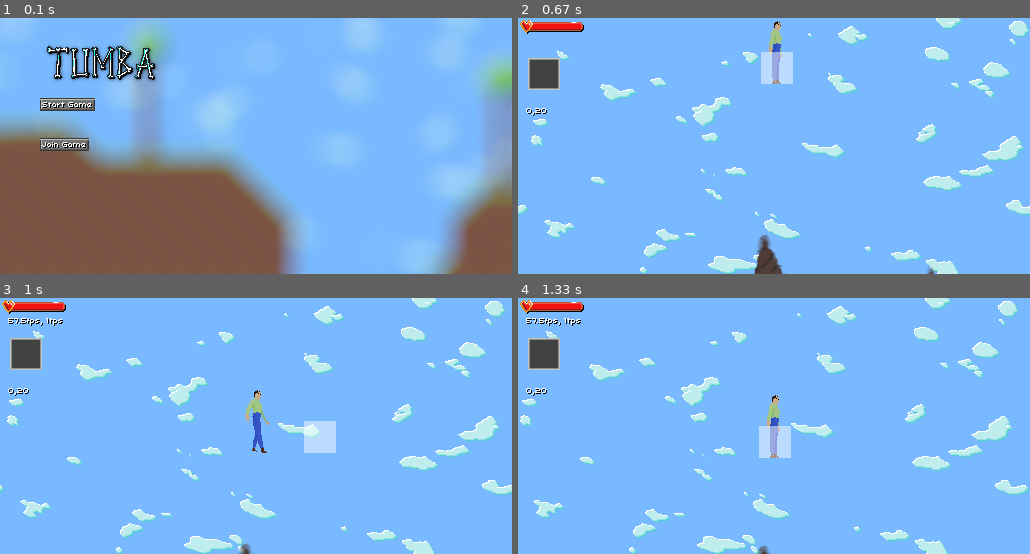
Above: before the commit, frames 1-4 (two rows, left to right).
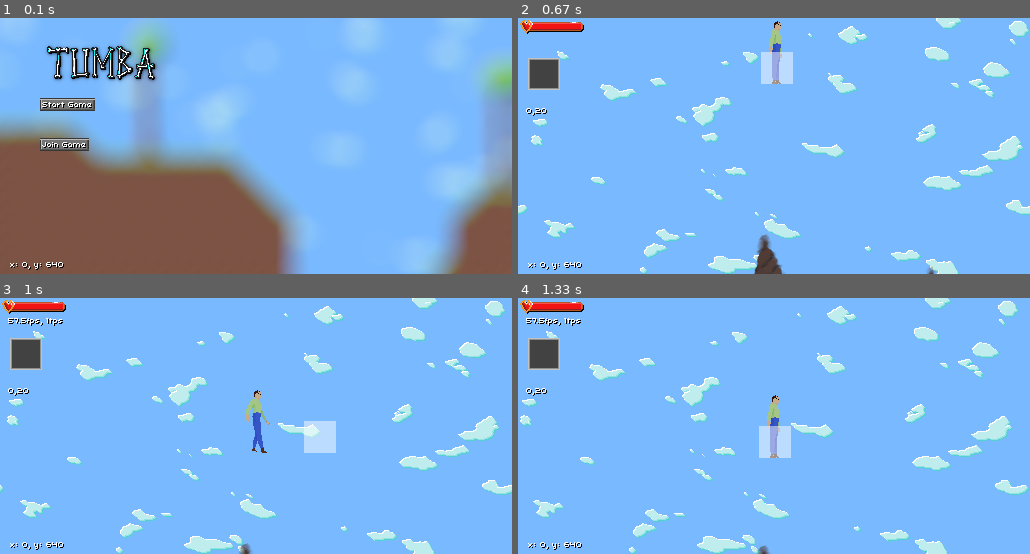
Above: after the commit, the same moments.

Repository: tumbagame/tumba
Game: pygame game, started from main.py
Same seed, same stepped clock (60 frames per second), same inputs: the game is played once before the commit and once after it.
Inputs (mouse positions are in pixels of both pictures, inside the frame that each line leads up to):
- Up to frame 1 (0.1 s): no input
- Up to frame 2 (0.67 s): click (584, 105) at 0.38 s
- Up to frame 3 (1 s): hold D from 0.67 s (still down); move the mouse to (419, 418) at 0.7 s
- Up to frame 4 (1.33 s): release D at 1.13 s; hold W from 1.17 s (still down); move the mouse to (651, 428) at 1.2 s; tap F at 1.23 s

The runs differ from the first frame. In frame 1, 0.1% of the frame differs, in the area x 1-13%, y 95-99%; in frame 2, 0.1%; in frame 3, 0.1%; in frame 4, 0.1%.

Commit message:
Actually show coords on screen

Diff:
--- a/render.py
+++ b/render.py
@@ -236,7 +236,7 @@
             self.text.render(self.fps_text), (8, 16)
         )
         self.disp.blit(
-            self.text.render(f"x: {int(game.player.position.x)}, y: {int(-game.player.position.y)}"), (10,480)
+            self.text.render(f"x: {int(game.player.position.x)}, y: {int(-game.player.position.y)}"), (10,240)
         )
 
         self.window.blit(
